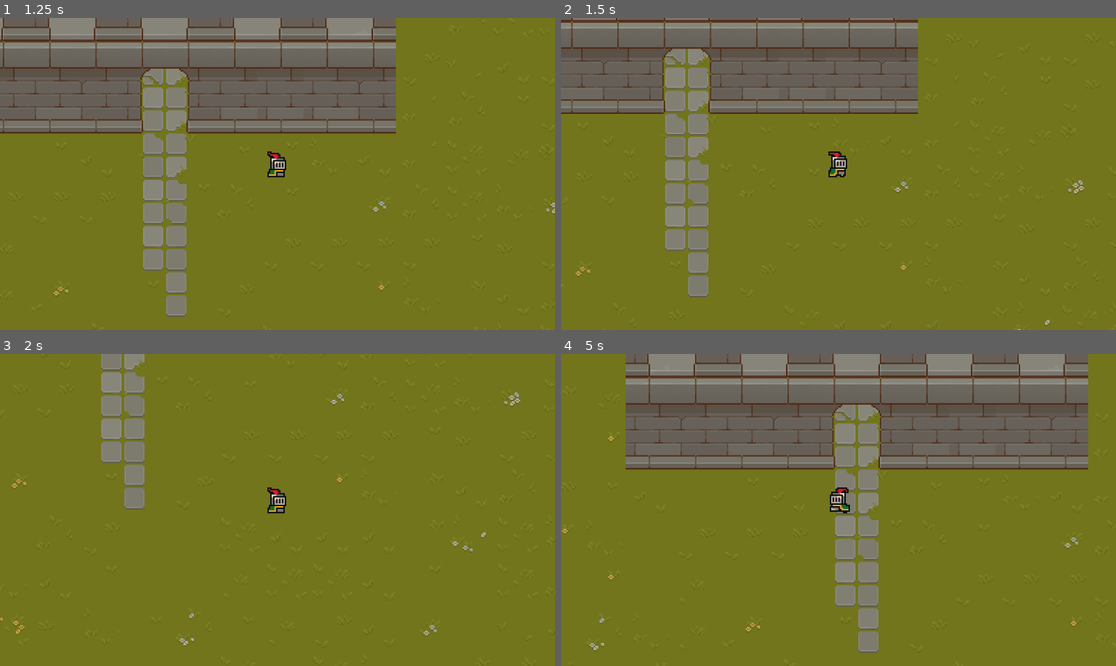
Above: before the commit, frames 1-4 (two rows, left to right).
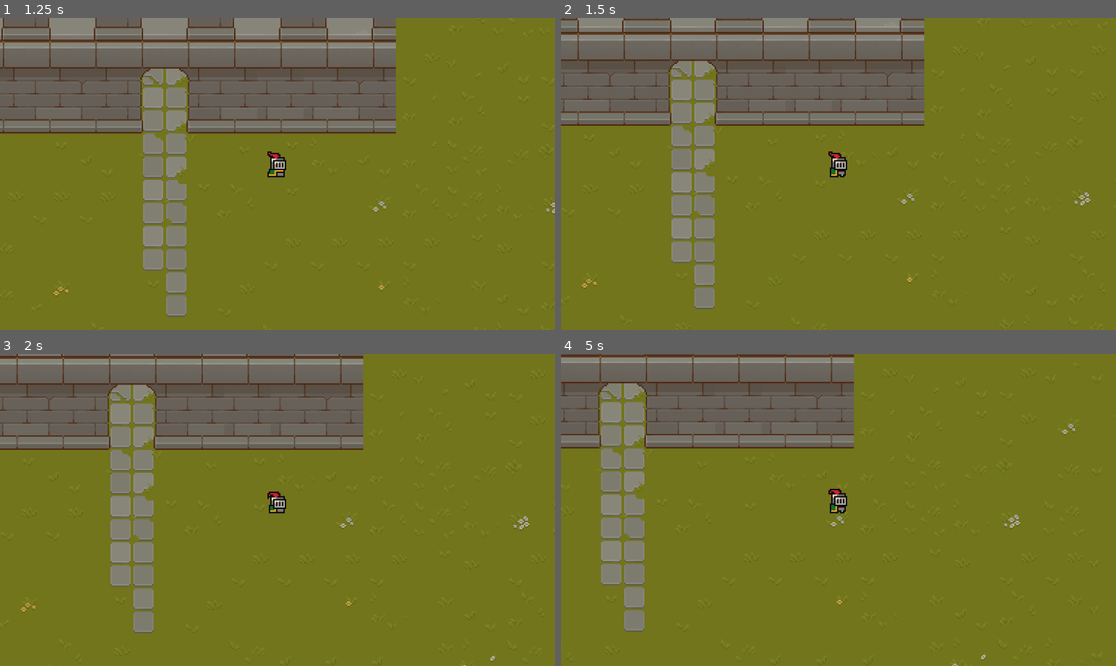
Above: after the commit, the same moments.

Repository: ABAPa/TopDown-project
Game: Godot game, scene res://Scenes/world.tscn
The game is run twice, just before and just after one commit, with the same random seed, the same clock (stepped at 60 frames per second) and the same inputs.
Inputs:
- Up to frame 1 (1.25 s): hold D (Move Right) from 0.53 s (still down); tap Space (Jump) at 0.6, 0.77, 1.07 s
- Up to frame 2 (1.5 s): release D (Move Right) at 1.28 s; hold S (Move Back) from 1.28 s (still down); tap F (Dodge Roll) at 1.35 s
- Up to frame 3 (2 s): keep holding S (Move Back); tap Space (Jump) at 1.52, 1.55, 1.82 s
- Up to frame 4 (5 s): release S (Move Back) at 2.03 s; hold D (Move Right) 2.03-2.78 s; tap Space (Jump) at 2.1, 3.02, 3.05, 3.32, 3.6, 3.77, 4.07, 4.52, 4.55, 4.82 s; hold W (Move Forward) 2.78-3.53 s; tap F (Dodge Roll) at 2.85, 4.35 s; hold A (Move Left) from 3.53 s (still down)

Frame 1 is identical in both runs. In frame 2, 12% of the frame differs, in the area x 0-96%, y 0-100%; in frame 3, 23%; in frame 4, 33%, in the area x 0-95%, y 0-100%.

Commit message:
State Machine Update + Michael Test Files

Diff:
--- /dev/null
+++ b/Michael Test Scripts/Area2D.gd
@@ -0,0 +1,30 @@
+extends Area2D
+class_name PlatformTrigger
+
+@export var ZHeight : float
+@export var ZBasePosition : float
+var boddiesInScene : Array = ["Player"] # add all bodies in scene that need to stand on this array
+
+
+# Called when the node enters the scene tree for the first time.
+
+func _ready():
+	connect("body_entered", Callable(self, "on_platform"))
+	connect("body_exited", Callable(self, "off_platform"))
+
+func on_platform(body):
+	if body.name in boddiesInScene:
+		#get the child with the jump script
+		var child = body.get_node("Jump_Handler")
+
+		# Send the constant to the child's script
+		child.isOnPlatform = true
+
+		# Send the constant to the body's script
+		child.ZFloor = ZHeight
+func off_platform(body):
+	if body.name in boddiesInScene:
+		#get the child with the jump script
+		var child = body.get_node("Jump_Handler")
+
+		child.isOnPlatform = false
--- /dev/null
+++ b/Michael Test Scripts/Jump_Handler.gd
@@ -0,0 +1,35 @@
+class_name JumpHandler
+extends Node
+
+var playerZ : float = 0
+var ZFloor : float = 0
+var newMaxJumpHiegt = -75
+
+@export var ZSpeed : float = -3
+@export var ZGravity : float = 5
+@export var maxJumpHiegt = -50
+
+var ZJump : bool = false
+var ZFall : bool = false
+var isOnPlatform : bool = true
+func _process(delta):
+	print (ZFall, ZJump)
+func handleJump(player : Player, jumpPressed : bool, delta : float) -> void:
+	if jumpPressed || ZJump == true:
+		newMaxJumpHiegt = ZFloor - maxJumpHiegt
+		ZJump=true
+		ZFall = false
+		playerZ += ZSpeed
+		player.position.y += ZSpeed
+
+	if playerZ <= newMaxJumpHiegt || ZFall == true:
+		ZJump = false
+		ZFall = true
+		playerZ += ZGravity
+		player.position.y += ZGravity
+
+	if isOnPlatform == true && ZJump == false:
+		ZFall = false
+		playerZ = ZFloor
+	else:
+		ZFall = true
--- /dev/null
+++ b/Michael Test Scripts/RigidBody2D.gd
@@ -0,0 +1,25 @@
+extends RigidBody2D
+class_name  PlatformCollider
+
+@export var colliderZ : float
+
+func _ready():
+	max_contacts_reported = 5 #of contact it can report at once
+	contact_monitor = true
+	lock_rotation = true
+	gravity_scale = 0
+	freeze_mode = RigidBody2D.FREEZE_MODE_KINEMATIC
+	freeze = true
+	connect("body_entered", Callable(self, "on_collider"))
+	connect("body_exited", Callable(self, "off_collider"))
+func on_collider(body):
+	var child = body.get_node("Jump_Handler")
+	# Send the constant to the body's script
+	if child.playerZ >= colliderZ:
+		PhysicsServer2D.body_add_collision_exception(get_rid(), body.get_rid())
+func off_collider(body):
+	var child = body.get_node("Jump_Handler")
+
+	# Send the constant to the body's script
+	if child.playerZ >= colliderZ:
+		PhysicsServer2D.body_remove_collision_exception(get_rid(), body.get_rid())
--- a/Scenes/Player State Machine.gd
+++ b/Player States/Player State Machine.gd
@@ -24,6 +24,7 @@
 func _physics_process(delta):
 	if currentState:
 		currentState.PhysicsUpdate(delta)
+		print(currentState)
 
 func onChildTransition(state, newStateName):
 	if state != currentState:
@@ -38,3 +39,9 @@
 	newState.Enter()
 
 	currentState = newState
+
+func checkIfCanMove():
+	return currentState.canMove
+
+func checkIfCanDodge():
+	return currentState.canDodge
--- /dev/null
+++ b/Player States/PlayerDodgeRoll.gd
@@ -0,0 +1,28 @@
+extends State
+class_name PlayerDodgeRoll
+
+@onready var player_state_machine = $".."
+@onready var animatedSprite2D = $"../../AnimatedSprite2D"
+@onready var input_handler = $"../../Input_Handler"
+@export var player : CharacterBody2D
+var dodgeRoll : bool
+var movementVector = Vector2()
+
+func Enter():
+	dodgeRoll = input_handler.getPlayerRoll()
+
+func PhysicsUpdate(delta : float):
+	handleDodgeRoll(delta)
+
+
+func handleDodgeRoll(delta : float):
+	if dodgeRoll:
+		movementVector = Vector2(input_handler.getPlayerMove(), input_handler.getPlayerMoveFB())
+		player.velocity = movementVector * 1000 * delta
+
+
+		animatedSprite2D.play("roll")
+		await get_tree().create_timer(1).timeout
+		dodgeRoll = false
+	elif player_state_machine.checkIfCanMove():
+		pass
--- a/Player States/PlayerIdle.gd
+++ b/Player States/PlayerIdle.gd
@@ -1,16 +1,28 @@
 extends State
 class_name PlayerIdle
 
+@onready var player_state_machine = $".."
 @onready var animatedSprite2D = $"../../AnimatedSprite2D"
 @onready var input_handler = $"../../Input_Handler"
+@onready var player_run = $"../PlayerRun"
+@export var player : CharacterBody2D
+@onready var player_dodge_roll = $"../PlayerDodgeRoll"
+
 var movementVector = Vector2()
-
-
 
 func Enter():
 	animatedSprite2D.play("idle")
 
 func PhysicsUpdate(delta : float):
+	handleIdle(delta)
+
+func handleIdle(delta : float):
+	#print("I am idle")
 	movementVector = Vector2(input_handler.getPlayerMove(), input_handler.getPlayerMoveFB())
-	if movementVector.length() > 0:
+	if movementVector.length() > 0 && player_state_machine.checkIfCanMove():
 		Transitioned.emit(self, "PlayerRun")
+	elif movementVector.length() == 0:
+		player.velocity.x = lerp(player.velocity.x, 0.0, player_run.deaccelerationSpeed * delta)
+		player.velocity.y = lerp(player.velocity.y, 0.0, player_run.deaccelerationSpeed * delta)
+	if input_handler.getPlayerRoll() && player_state_machine.checkIfCanDodge():
+		Transitioned.emit(self, "PlayerDodgeRoll")
--- a/Scenes/PlayerRun.gd
+++ b/Player States/PlayerRun.gd
@@ -6,6 +6,7 @@
 @export var accelerationSpeed : float = 4.75
 @export var deaccelerationSpeed : float = 5.75
 
+@onready var player_state_machine = $".."
 @onready var input_handler = $"../../Input_Handler"
 @onready var animatedSprite2D = $"../../AnimatedSprite2D"
 var movementVector = Vector2()
@@ -15,13 +16,15 @@
 	player = get_tree().get_first_node_in_group("Player")
 
 func PhysicsUpdate(delta : float):
-	handleMovement(player,input_handler.getPlayerMove(), input_handler.getPlayerMoveFB(), delta)
+	if input_handler.getPlayerRoll() && player_state_machine.checkIfCanDodge():
+		Transitioned.emit(self, "PlayerDodgeRoll")
+	handleMovement(input_handler.getPlayerMove(), input_handler.getPlayerMoveFB(), delta)
 
-func handleMovement(player : Player , movementDirection : float, movementDirectionFB : float, delta : float) -> void:
+func handleMovement(movementDirection : float, movementDirectionFB : float, delta : float) -> void:
+	#print("running")
 	movementVector = Vector2(movementDirection, movementDirectionFB)
 	if movementVector.length() > 1:
 		movementVector = movementVector.normalized()
-
 	player.velocity.x = lerp(player.velocity.x, movementVector.x * maxSpeed, accelerationSpeed * delta)
 	player.velocity.y = lerp(player.velocity.y, movementVector.y * maxSpeed, accelerationSpeed * delta)
 
@@ -31,6 +34,7 @@
 	else:
 		player.velocity.x = lerp(player.velocity.x, 0.0, deaccelerationSpeed * delta) # Stop horizontal movement
 
+	# add another if condition here when you get more animations for the 8 directions (same goes for above)
 	if movementVector.y != 0:
 		animatedSprite2D.play("run")
 	else:
--- a/Player States/State.gd
+++ b/Player States/State.gd
@@ -2,6 +2,8 @@
 class_name State
 
 signal Transitioned
+@export var canMove : bool
+@export var canDodge : bool
 
 func Enter():
 	pass
--- a/Scenes/player.tscn
+++ b/Scenes/player.tscn
@@ -1,12 +1,13 @@
-[gd_scene load_steps=38 format=3 uid="uid://buhk4d1h2hpby"]
+[gd_scene load_steps=39 format=3 uid="uid://buhk4d1h2hpby"]
 
 [ext_resource type="Script" path="res://Scripts/Movement.gd" id="1_53hql"]
 [ext_resource type="Script" path="res://Scripts/Player.gd" id="1_qjcbd"]
 [ext_resource type="Script" path="res://Scripts/Input_Handler.gd" id="2_1e4h0"]
 [ext_resource type="Texture2D" uid="uid://bb6gnrukv5un8" path="res://Test Assets/knight.png" id="5_7deiv"]
-[ext_resource type="Script" path="res://Scenes/Player State Machine.gd" id="6_uatkr"]
+[ext_resource type="Script" path="res://Player States/Player State Machine.gd" id="5_i13w0"]
+[ext_resource type="Script" path="res://Player States/PlayerRun.gd" id="7_dxtb1"]
 [ext_resource type="Script" path="res://Player States/PlayerIdle.gd" id="7_h2qu1"]
-[ext_resource type="Script" path="res://Scenes/PlayerRun.gd" id="7_iynuc"]
+[ext_resource type="Script" path="res://Player States/PlayerDodgeRoll.gd" id="8_y22sx"]
 
 [sub_resource type="AtlasTexture" id="AtlasTexture_gtup7"]
 atlas = ExtResource("5_7deiv")
@@ -164,7 +165,7 @@
 "duration": 1.0,
 "texture": SubResource("AtlasTexture_bw02t")
 }],
-"loop": true,
+"loop": false,
 "name": &"roll",
 "speed": 10.0
 }, {
@@ -252,13 +253,21 @@
 script = ExtResource("2_1e4h0")
 
 [node name="Player State Machine" type="Node" parent="." node_paths=PackedStringArray("initialState")]
-script = ExtResource("6_uatkr")
+script = ExtResource("5_i13w0")
 initialState = NodePath("PlayerIdle")
 
-[node name="PlayerIdle" type="Node" parent="Player State Machine"]
+[node name="PlayerIdle" type="Node" parent="Player State Machine" node_paths=PackedStringArray("player")]
 script = ExtResource("7_h2qu1")
-
-[node name="PlayerRun" type="Node" parent="Player State Machine"]
-script = ExtResource("7_iynuc")
-
-[node name="PlayerDodgeRoll" type="Node" parent="Player State Machine"]
+player = NodePath("../..")
+canMove = true
+canDodge = true
+
+[node name="PlayerRun" type="Node" parent="Player State Machine" node_paths=PackedStringArray("player")]
+script = ExtResource("7_dxtb1")
+player = NodePath("../..")
+canMove = true
+canDodge = true
+
+[node name="PlayerDodgeRoll" type="Node" parent="Player State Machine" node_paths=PackedStringArray("player")]
+script = ExtResource("8_y22sx")
+player = NodePath("../..")
--- a/Scripts/Player.gd
+++ b/Scripts/Player.gd
@@ -2,6 +2,6 @@
 extends CharacterBody2D
 
 
-func _physics_process(delta):
+func _physics_process(_delta):
 	velocity.normalized()
 	move_and_slide()
--- a/project.godot
+++ b/project.godot
@@ -17,7 +17,6 @@
 
 [autoload]
 
-SignalBus="*res://Autoloads/SignalBus.gd"
 GameManager="*res://Autoloads/GameManager.gd"
 
 [input]
